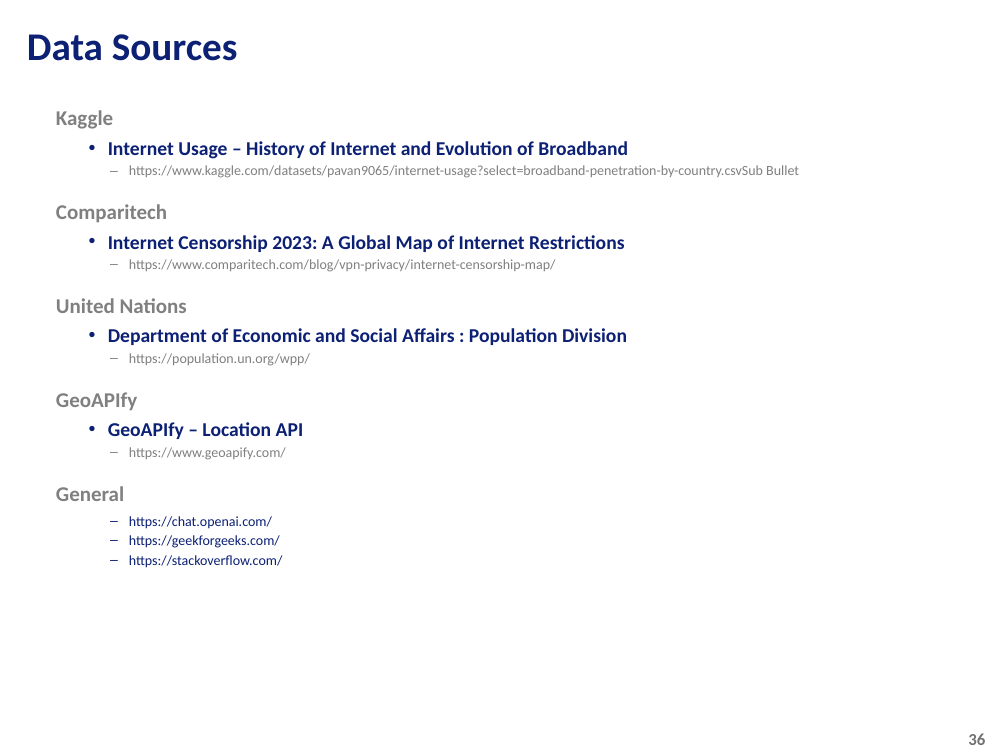
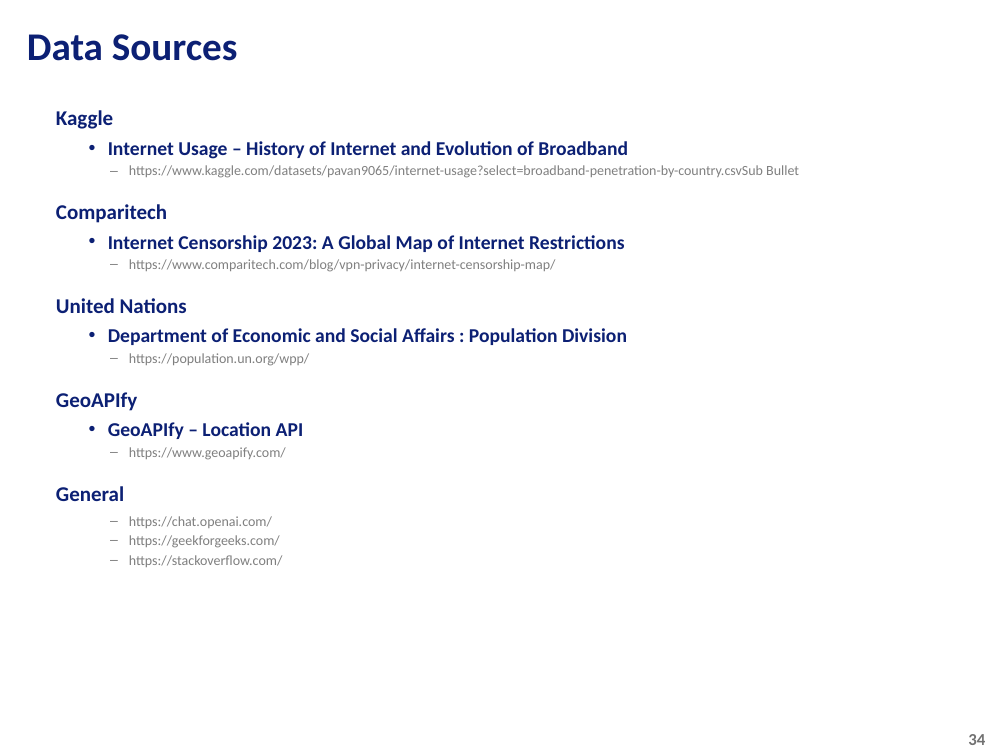
Before and after one commit to tiascott01/07_GroupProject1, a slide deck: slide 34 of Data Presentation.pptx (slide 36 before the commit). Drawn at 1008x756 pixels with LibreOffice and Linux fonts; fonts in the diff are those of the drawing; background and template pictures are left out. Boxes give left, top, right and bottom in pixels: in the first picture for what was removed or moved away, otherwise in the second. Text is boxed around its words. In the diff, an @@ line names an element or a change of style, - is before the commit and + after.

```diff
--- a/Data Presentation.pptx
+++ b/Data Presentation.pptx
@@ text at (129,353,309,366): text colour #808080 to #7F7F7F in "https://population.un.org/wpp/" @@
@@ text colour #808080 to #0C2074 in 5 elements at (56,110,113,129), (56,204,167,223), (56,298,187,313), (56,392,137,411), (56,486,124,501) @@
@@ text "https://chat.openai.com/" at (129,516,283,567): text colour #0C2074 to #7F7F7F @@
@@ page number at (968,734,985,745): text changed @@
-36
+34
```
Also in this commit, not shown: 4 other slides changed, 18 slides added, 20 slides removed.
